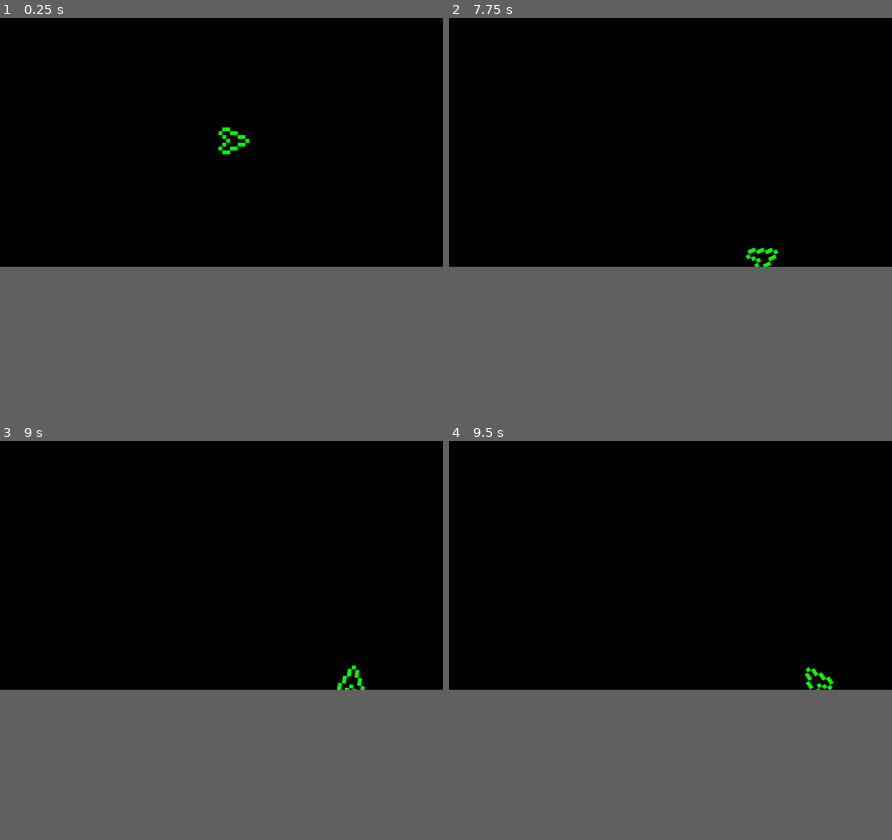
Above: before the commit, frames 1-4 (two rows, left to right).
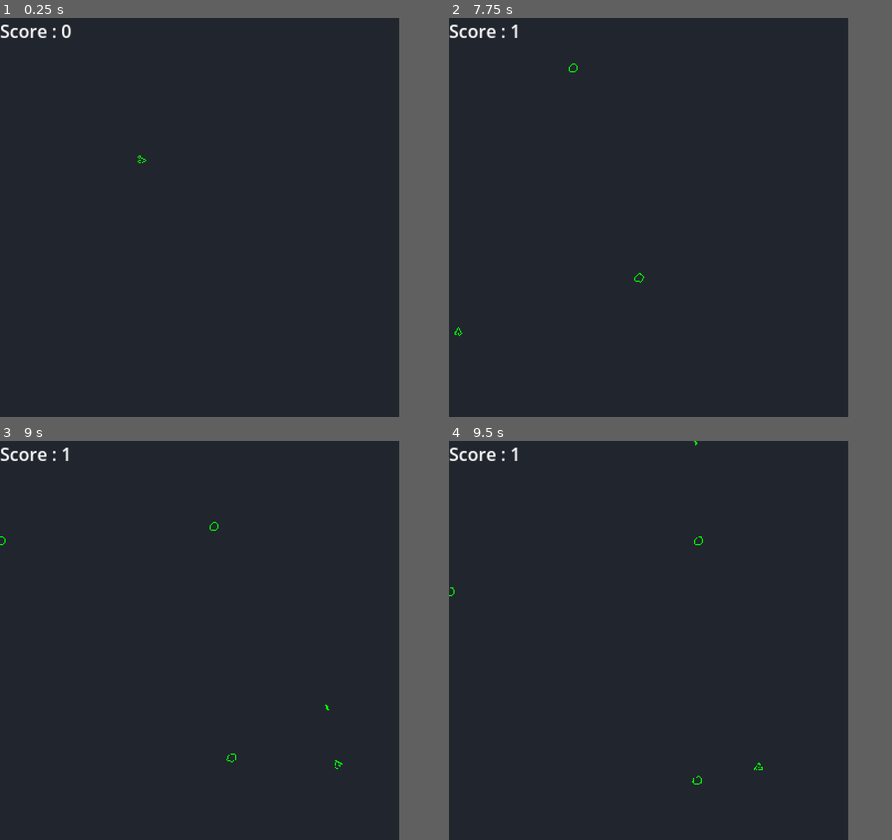
Above: after the commit, the same moments.

Repository: coco3167/Asteroids
Game: Godot game, scene res://Nodes/MainScene.tscn
The game is run twice, just before and just after one commit, with the same random seed, the same clock (stepped at 60 frames per second) and the same inputs. Before the commit the project starts from res://Nodes/Scene.tscn.
Inputs:
- Up to frame 1 (0.25 s): no input
- Up to frame 2 (7.75 s): tap Enter at 0.5 s; hold Right (right) 0.53-1.28 s; tap Space (fire, bound only after the commit) every 0.75 s from 0.6 to 7.35 s; hold Left (left) 1.28-2.03 s; hold Right (right) 2.03-2.78 s; hold W (up) 2.78-3.53 s; hold Left (left) 3.53-5.78 s; hold Right (right) 5.78-6.53 s; hold W (up) 6.53-7.28 s; hold Right (right) from 7.28 s (still down)
- Up to frame 3 (9 s): release Right (right) at 8.03 s; hold Left (left) from 8.03 s (still down); tap Space (fire, bound only after the commit) at 8.1, 8.85 s
- Up to frame 4 (9.5 s): keep holding Left (left)
In our replay, the window is 799x449 before the commit and 720x720 after it. These sizes can differ from the game's own. Grey fills any space a smaller window leaves; there, only what the larger window draws over its background counts as a difference.

The runs differ from the first frame. In frame 1, 56% of the frame differs, in the area x 0-91%, y 0-63%; in frame 2, 56%; in frame 3, 56%, in the area x 0-91%, y 0-83%; in frame 4, 56%.

Commit message:
First playable version
Added Laser + Asteroids movement and collision + Asteroids spawn + Score

Diff:
--- /dev/null
+++ b/Nodes/Asteroid.tscn
@@ -0,0 +1,28 @@
+[gd_scene load_steps=3 format=3 uid="uid://b6l68urs7i1d8"]
+
+[ext_resource type="Texture2D" uid="uid://dhl62602lasyx" path="res://Sprites/AsteroidPetit.png" id="1_bu7ae"]
+[ext_resource type="Script" path="res://Scripts/Asteroid.gd" id="1_tpp0t"]
+
+[node name="Asteroid" type="RigidBody2D"]
+collision_layer = 2
+collision_mask = 7
+mass = 100.0
+gravity_scale = 0.0
+continuous_cd = 2
+max_contacts_reported = 1
+contact_monitor = true
+can_sleep = false
+linear_damp_mode = 1
+angular_damp_mode = 1
+constant_torque = 10.0
+script = ExtResource("1_tpp0t")
+
+[node name="Sprite2D" type="Sprite2D" parent="."]
+modulate = Color(0, 1, 0, 1)
+texture_filter = 1
+texture = ExtResource("1_bu7ae")
+
+[node name="CollisionShape2DPetit" type="CollisionPolygon2D" parent="."]
+polygon = PackedVector2Array(-2, 4, 1, 4, 4, 1, 4, -1, 1, -4, 0, -4, -4, 0, -4, 2)
+
+[connection signal="body_entered" from="." to="." method="_on_body_entered"]
--- /dev/null
+++ b/Nodes/GameManager.tscn
@@ -0,0 +1,10 @@
+[gd_scene load_steps=2 format=3 uid="uid://itq2ilhrnj6u"]
+
+[ext_resource type="Script" path="res://Scripts/GameManager.gd" id="1_rk8mi"]
+
+[node name="GameManager" type="Node2D"]
+script = ExtResource("1_rk8mi")
+
+[node name="Timer" type="Timer" parent="."]
+
+[connection signal="timeout" from="Timer" to="." method="_on_timer_timeout"]
--- /dev/null
+++ b/Nodes/Laser.tscn
@@ -0,0 +1,32 @@
+[gd_scene load_steps=4 format=3 uid="uid://dug4b5citpyd2"]
+
+[ext_resource type="Script" path="res://Scripts/Laser.gd" id="1_qahxb"]
+[ext_resource type="Texture2D" uid="uid://clf3gfs7kw6ox" path="res://Sprites/StarShip.png" id="2_kuldn"]
+
+[sub_resource type="RectangleShape2D" id="RectangleShape2D_nkcda"]
+size = Vector2(5, 2)
+
+[node name="Laser" type="RigidBody2D"]
+collision_layer = 4
+collision_mask = 2
+mass = 200.0
+gravity_scale = 0.0
+max_contacts_reported = 1
+contact_monitor = true
+lock_rotation = true
+script = ExtResource("1_qahxb")
+
+[node name="Sprite2D" type="Sprite2D" parent="."]
+modulate = Color(0, 1, 0, 1)
+texture_filter = 1
+position = Vector2(2.5, 0)
+scale = Vector2(5, 1)
+texture = ExtResource("2_kuldn")
+region_enabled = true
+region_rect = Rect2(2, 1, 1, 2)
+
+[node name="CollisionShape2D" type="CollisionShape2D" parent="."]
+position = Vector2(2.5, 0)
+shape = SubResource("RectangleShape2D_nkcda")
+
+[connection signal="body_entered" from="." to="." method="_on_body_entered"]
--- /dev/null
+++ b/Nodes/MainScene.tscn
@@ -0,0 +1,18 @@
+[gd_scene load_steps=3 format=3 uid="uid://chkxe1rj7ij82"]
+
+[ext_resource type="PackedScene" uid="uid://4u2d2j2qgc37" path="res://Nodes/Player.tscn" id="1_38ffe"]
+[ext_resource type="PackedScene" uid="uid://itq2ilhrnj6u" path="res://Nodes/GameManager.tscn" id="2_7c3y1"]
+
+[node name="MainScene" type="Node2D"]
+
+[node name="Player" parent="." instance=ExtResource("1_38ffe")]
+position = Vector2(128, 128)
+acceleration = 2
+
+[node name="GameManager" parent="." instance=ExtResource("2_7c3y1")]
+difficulty = 2
+
+[node name="Label" type="Label" parent="."]
+offset_right = 40.0
+offset_bottom = 23.0
+text = "Score : 0"
--- a/Nodes/Player.tscn
+++ b/Nodes/Player.tscn
@@ -1,44 +1,28 @@
-[gd_scene load_steps=5 format=3 uid="uid://4u2d2j2qgc37"]
+[gd_scene load_steps=4 format=3 uid="uid://4u2d2j2qgc37"]
 
-[ext_resource type="Script" path="res://Scripts/Movement.gd" id="1_fg7wh"]
+[ext_resource type="Script" path="res://Scripts/Player.gd" id="1_qv7pm"]
 [ext_resource type="Texture2D" uid="uid://clf3gfs7kw6ox" path="res://Sprites/StarShip.png" id="2_vxsno"]
 
 [sub_resource type="RectangleShape2D" id="RectangleShape2D_cwbon"]
-size = Vector2(80, 64)
+size = Vector2(8, 7)
 
-[sub_resource type="Gradient" id="Gradient_2eq4q"]
-colors = PackedColorArray(0, 100, 0, 0.8, 0, 1, 0, 0.196078)
-
-[node name="CharacterBody2D" type="CharacterBody2D"]
-script = ExtResource("1_fg7wh")
+[node name="Player" type="RigidBody2D"]
+collision_mask = 2
+mass = 10.0
+gravity_scale = 0.0
+continuous_cd = 1
+can_sleep = false
+linear_damp_mode = 1
+angular_damp_mode = 1
+angular_damp = 5.0
+script = ExtResource("1_qv7pm")
+acceleration = 10000
 
 [node name="Sprite2D" type="Sprite2D" parent="."]
 modulate = Color(0, 100, 0, 1)
 texture_filter = 1
 rotation = 1.5708
-scale = Vector2(10, 10)
 texture = ExtResource("2_vxsno")
 
 [node name="CollisionShape2D" type="CollisionShape2D" parent="."]
 shape = SubResource("RectangleShape2D_cwbon")
-
-[node name="CPUParticles2D" type="CPUParticles2D" parent="."]
-position = Vector2(-24, 0)
-emitting = false
-amount = 50
-explosiveness = 0.1
-randomness = 1.0
-emission_shape = 3
-emission_rect_extents = Vector2(5, 3)
-direction = Vector2(-1, 0)
-spread = 10.0
-gravity = Vector2(0, 0)
-initial_velocity_min = 30.0
-initial_velocity_max = 30.0
-angular_velocity_min = 10.0
-angular_velocity_max = 10.0
-linear_accel_min = 50.0
-linear_accel_max = 50.0
-scale_amount_min = 2.0
-scale_amount_max = 2.0
-color_ramp = SubResource("Gradient_2eq4q")
--- a/Nodes/Scene.tscn
+++ /dev/null
@@ -1,10 +0,0 @@
-[gd_scene load_steps=2 format=3 uid="uid://chkxe1rj7ij82"]
-
-[ext_resource type="PackedScene" uid="uid://4u2d2j2qgc37" path="res://Nodes/Player.tscn" id="1_2fic4"]
-
-[node name="Scene" type="Node2D"]
-
-[node name="Player" parent="." instance=ExtResource("1_2fic4")]
-position = Vector2(608, 320)
-acceleration = 2
-rotationAcceleration = 1.5
--- /dev/null
+++ b/Scripts/Asteroid.gd
@@ -0,0 +1,25 @@
+extends RigidBody2D
+
+@export var minMax : Vector2 = Vector2(0,100)
+
+@onready var screenSize : Vector2 = get_viewport_rect().size
+
+# Called when the node enters the scene tree for the first time.
+func _ready():
+	var _impulse = Vector2(randi_range(minMax.x, minMax.y), randi_range(minMax.x, minMax.y))
+	var _position = Vector2(randi_range(minMax.x, minMax.y), randi_range(minMax.x, minMax.y))
+	apply_impulse(_impulse, _position)
+
+
+# Called every frame. 'delta' is the elapsed time since the previous frame.
+func _integrate_forces(state):
+	state.transform.origin.x = wrapf(position.x, 0, screenSize.x)
+	state.transform.origin.y = wrapf(position.y, 0, screenSize.y)
+
+
+func _on_body_entered(body):
+	#Replace by creating other asteroids if bigger
+	if(body.name.contains("Laser")):
+		queue_free()
+	else:
+		print(body.name)
--- /dev/null
+++ b/Scripts/GameManager.gd
@@ -0,0 +1,23 @@
+extends Node2D
+
+@export_enum("Easy: 10", "Medium : 5", "Difficult : 2") var difficulty : int
+
+@onready var timer : Timer = get_node("Timer")
+
+var Asteroid = preload("res://Nodes/Asteroid.tscn")
+var score : int = 0
+
+func _ready():
+	randomize()
+
+	timer.wait_time = difficulty
+	timer.start()
+
+func _on_timer_timeout():
+	var asteroid = Asteroid.instantiate()
+	asteroid.tree_exiting.connect(_on_asteroid_destroyed)
+	add_child(asteroid)
+
+func _on_asteroid_destroyed():
+	score+=1
+	$"../Label".text = "Score : %s" % score
--- /dev/null
+++ b/Scripts/Laser.gd
@@ -0,0 +1,16 @@
+extends RigidBody2D
+
+@export_range(1,10) var speed : int = 5
+
+@onready var screenSize : Vector2 = get_viewport_rect().size
+
+func init(_position, _rotation):
+	set_global_transform(Transform2D(_rotation, _position))
+	apply_central_impulse(transform.x * speed * 20000)
+
+func _physics_process(_delta):
+	if(position.x < 0 or position.x > screenSize.x or position.y < 0 or position.y > screenSize.y):
+		queue_free()
+
+func _on_body_entered(body):
+	queue_free()
--- a/Scripts/Movement.gd
+++ /dev/null
@@ -1,31 +0,0 @@
-extends CharacterBody2D
-
-@export_category("Accelerations")
-@export_range(0,10) var acceleration : int = 1
-@export_range(0,2) var rotationAcceleration: float = 1
-
-var particles : CPUParticles2D
-
-# Called when the node enters the scene tree for the first time.
-func _ready():
-	particles = get_node("CPUParticles2D")
-	pass # Replace with function body.
-
-
-func _process(_delta):
-	#Emits particles only if accelerating
-	particles.emitting = Input.is_action_pressed("up")
-
-
-# Called every frame. 'delta' is the elapsed time since the previous frame.
-func _physics_process(delta):
-	HandleRotation(delta)
-	HandleSpeed()
-	#print(str(velocity) + " " + str(rotation))
-	move_and_slide()
-
-func HandleSpeed():
-	velocity += int(Input.is_action_pressed("up")) * acceleration * transform.x
-
-func HandleRotation(delta):
-	rotation += (Input.get_axis("left", "right")) * rotationAcceleration * delta
--- /dev/null
+++ b/Scripts/Player.gd
@@ -0,0 +1,31 @@
+extends RigidBody2D
+
+@export_category("Accelerations")
+@export_range(0,10) var acceleration : int = 5
+@export_range(0,10) var rotationAcceleration: int = 5
+
+var Laser = preload("res://Nodes/Laser.tscn")
+
+@onready var screenSize : Vector2 = get_viewport_rect().size
+
+func _process(_delta):
+	if(Input.is_action_just_pressed("fire")):
+		var laser : RigidBody2D = Laser.instantiate()
+		laser.init(position, rotation)
+		add_sibling(laser)
+
+func _integrate_forces(state):
+	HandleRotation()
+	HandleSpeed()
+	ScreenWarp(state)
+
+func HandleRotation():
+	apply_torque_impulse(Input.get_axis("left", "right") * rotationAcceleration * 5)
+
+func HandleSpeed():
+	if(Input.is_action_pressed("up")):
+		apply_central_impulse(transform.x * acceleration * 5)
+
+func ScreenWarp(state):
+	state.transform.origin.x = wrapf(position.x, 0, screenSize.x)
+	state.transform.origin.y = wrapf(position.y, 0, screenSize.y)
--- a/project.godot
+++ b/project.godot
@@ -11,9 +11,38 @@
 [application]
 
 config/name="Asteroids"
-run/main_scene="res://Nodes/Scene.tscn"
+run/main_scene="res://Nodes/MainScene.tscn"
 config/features=PackedStringArray("4.0", "Mobile")
-config/icon="res://icon.svg"
+config/icon="res://Sprites/StarShip.png"
+
+[display]
+
+window/size/viewport_width=360
+window/size/viewport_height=360
+window/size/mode=2
+window/stretch/mode="viewport"
+
+[importer_defaults]
+
+texture={
+"compress/channel_pack": 0,
+"compress/hdr_compression": 1,
+"compress/high_quality": false,
+"compress/lossy_quality": 0.7,
+"compress/mode": 0,
+"compress/normal_map": 0,
+"detect_3d/compress_to": 1,
+"mipmaps/generate": false,
+"mipmaps/limit": -1,
+"process/fix_alpha_border": true,
+"process/hdr_as_srgb": false,
+"process/hdr_clamp_exposure": false,
+"process/normal_map_invert_y": false,
+"process/premult_alpha": false,
+"process/size_limit": 0,
+"roughness/mode": 0,
+"roughness/src_normal": ""
+}
 
 [input]
 
@@ -41,8 +70,20 @@
 , Object(InputEventKey,"resource_local_to_scene":false,"resource_name":"","device":-1,"window_id":0,"alt_pressed":false,"shift_pressed":false,"ctrl_pressed":false,"meta_pressed":false,"pressed":false,"keycode":0,"physical_keycode":4194322,"key_label":0,"unicode":0,"echo":false,"script":null)
 ]
 }
+fire={
+"deadzone": 0.5,
+"events": [Object(InputEventKey,"resource_local_to_scene":false,"resource_name":"","device":0,"window_id":0,"alt_pressed":false,"shift_pressed":false,"ctrl_pressed":false,"meta_pressed":false,"pressed":false,"keycode":0,"physical_keycode":32,"key_label":0,"unicode":0,"echo":false,"script":null)
+]
+}
+
+[physics]
+
+2d/default_gravity=0.0
+2d/default_gravity_vector=Vector2(0, 0)
+2d/default_linear_damp=0.0
+2d/default_angular_damp=0.0
 
 [rendering]
 
 renderer/rendering_method="mobile"
-environment/defaults/default_clear_color=Color(0, 0, 0, 1)
+environment/defaults/default_clear_color=Color(0.129412, 0.14902, 0.180392, 1)
Binary file added: Sprites/AsteroidPetit.png
Not shown, added: Sprites/AsteroidPetit.png.import
